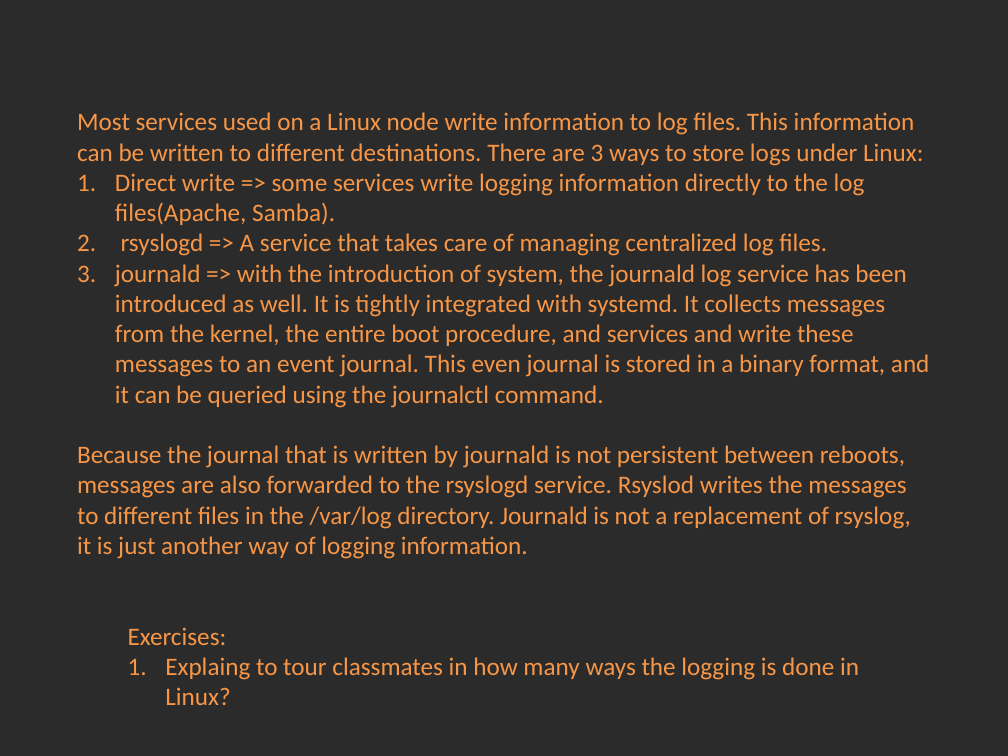
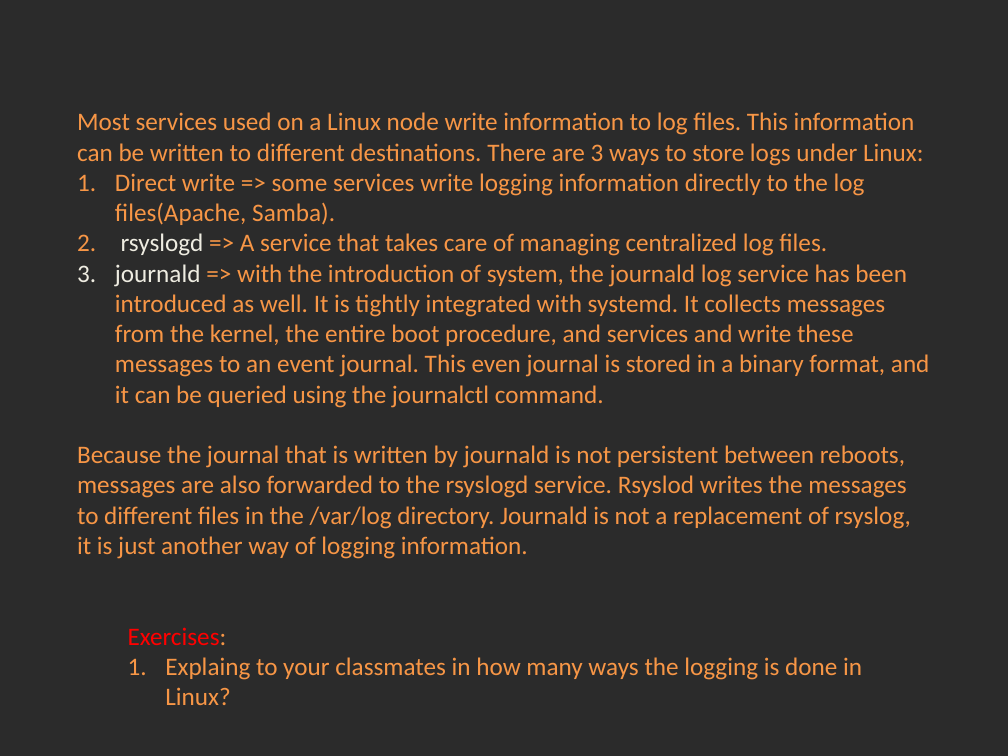
Before and after one commit to Academy-Soft-Intellect/Linux-Course, a slide deck: slide 1 of 11.Logging/11-Logging.pptx. Drawn at 1008x756 pixels with LibreOffice and Linux fonts; fonts in the diff are those of the drawing; background and template pictures are left out; a plain dark background stands for a picture behind light text. Boxes give left, top, right and bottom in pixels: in the first picture for what was removed or moved away, otherwise in the second. Text is boxed around its words. In the diff, an @@ line names an element or a change of style, - is before the commit and + after.

Commit message:
Fixing presentation typos and colors.

```diff
--- a/11.Logging/11-Logging.pptx
+++ b/11.Logging/11-Logging.pptx
@@ text at box(115, 233, 930, 645): text colour #F79646 to #EEECE1 in "rsyslogd", "journald"; text colour #F79646 to #FF0000 in "Exercises:" @@
@@ text at box(165, 657, 862, 705): text changed @@
-  1. Explaing to tour classmates in how many ways the logging is done in Linux?
+  1. Explaing to your classmates in how many ways the logging is done in Linux?
```
Also in this commit, not shown: 6 other slides changed, 2 other files.
